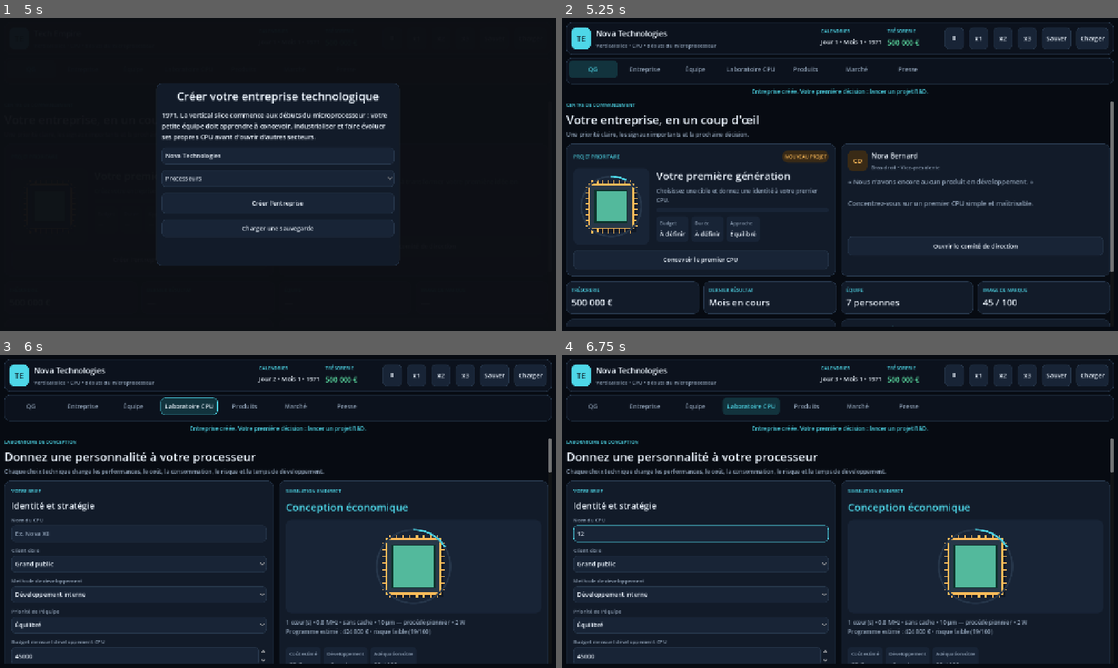
Above: before the commit, frames 1-4 (two rows, left to right).
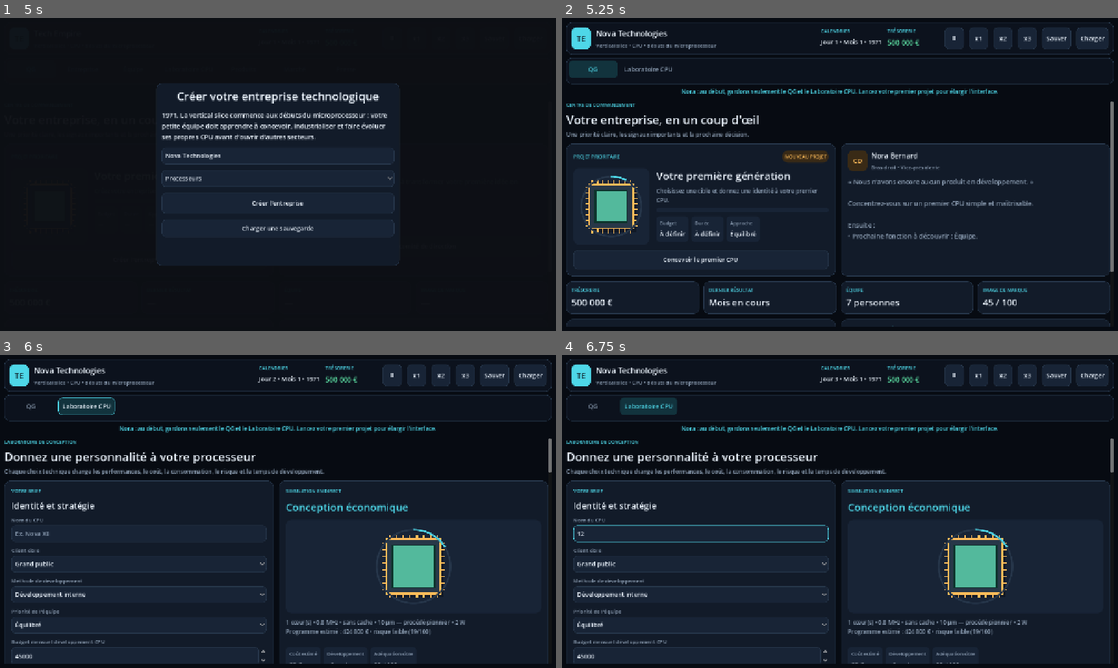
Above: after the commit, the same moments.

Repository: vadorus/addonhardwaregame2d
Game: Godot game, scene res://main.tscn
The game is run twice, just before and just after one commit, with the same random seed, the same clock (stepped at 60 frames per second) and the same inputs.
Inputs (mouse positions are in pixels of both pictures, inside the frame that each line leads up to):
- Up to frame 1 (5 s): click "QG" at 0.5 s; click "Entreprise" at 1.25 s; click "Équipe" at 2 s; click "Laboratoire CPU" at 2.75 s; click "Marché" at 3.5 s; click "Presse" at 4.25 s
- Up to frame 2 (5.25 s): click "Créer l'entreprise" at 5 s
- Up to frame 3 (6 s): click "Laboratoire CPU" at 5.75 s
- Up to frame 4 (6.75 s): click (701, 533) at 6.52 s; type "12" at 6.6 s

Frame 1 is identical in both runs. In frame 2, 1.3% of the frame differs, in the area x 11-98%, y 15-76%; in frame 3, 1.8%, in the area x 10-79%, y 13-25%; in frame 4, 1.8%.

Commit message:
V0.3: interface progressive guidée par Nora
* feat: add persistent progressive interface unlocks guided by Nora

* fix: keep press locked until actual product feedback exists

* feat: progressively reveal navigation as the player learns

* chore: bump save version for progressive interface unlocks

* tests: cover progressive navigation unlock milestones and persistence

* docs: define WoW-like progressive interface onboarding

* docs: make interface unlocks part of player progression

Diff:
--- a/main.gd
+++ b/main.gd
@@ -1,6 +1,7 @@
 extends Control
 
 const CPU_DESIGN := preload("res://scripts/CpuDesign.gd")
+const NAV_FEATURES := ["QG", "COMPANY", "TEAM", "LAB", "PRODUCTS", "MARKET", "PRESS"]
 
 const APP_BG := Color(0.027, 0.043, 0.071, 1.0)
 const APP_SHELL := Color(0.047, 0.071, 0.114, 1.0)
@@ -1728,7 +1729,14 @@
 func _show_tab(index: int):
 	if tabs == null:
 		return
-	tabs.current_tab = clampi(index, 0, tabs.get_tab_count() - 1)
+	var safe_index := clampi(index, 0, tabs.get_tab_count() - 1)
+	if CompanyManager.created and safe_index < NAV_FEATURES.size():
+		var feature := str(NAV_FEATURES[safe_index])
+		if not ExecutiveManager.is_interface_feature_unlocked(feature):
+			var hint := ExecutiveManager.next_interface_unlock_hint()
+			status_label.text = "Nora : cette fonction viendra plus tard. %s" % str(hint.get("text", "Continuez la progression de l'entreprise."))
+			return
+	tabs.current_tab = safe_index
 	_update_nav_state()
 
 func _update_nav_state():
@@ -1736,6 +1744,10 @@
 		return
 	for i in range(nav_buttons.size()):
 		var button := nav_buttons[i]
+		var visible := true
+		if CompanyManager.created and i < NAV_FEATURES.size():
+			visible = ExecutiveManager.is_interface_feature_unlocked(str(NAV_FEATURES[i]))
+		button.visible = visible
 		var selected := i == tabs.current_tab
 		button.add_theme_color_override("font_color", APP_CYAN if selected else APP_MUTED)
 		button.add_theme_color_override("font_hover_color", APP_TEXT)
@@ -1826,7 +1838,7 @@
 	SimulationManager.reset_all(setup_name.text,_meta(setup_sector))
 	setup_layer.visible=false
 	game_over_layer.visible=false
-	status_label.text="Entreprise créée. Votre première décision : lancer un projet R&D."
+	status_label.text="Nora : au début, gardons seulement le QG et le Laboratoire CPU. Lancez votre premier projet pour élargir l'interface."
 	_refresh_all()
 
 func _load_game():
@@ -1892,7 +1904,25 @@
 	money_label.add_theme_color_override("font_color", cash_color)
 
 func _refresh_all():
+	_refresh_navigation_progression()
 	_refresh_top(); _refresh_dashboard(); _refresh_company(); _refresh_personnel(); _refresh_research(); _refresh_products(); _refresh_market(); _refresh_media()
+
+func _refresh_navigation_progression():
+	if tabs == null:
+		return
+	var newly_unlocked := ExecutiveManager.sync_interface_unlocks() if CompanyManager.created else []
+	if CompanyManager.created and tabs.current_tab < NAV_FEATURES.size():
+		var current_feature := str(NAV_FEATURES[tabs.current_tab])
+		if not ExecutiveManager.is_interface_feature_unlocked(current_feature):
+			tabs.current_tab = 0
+	_update_nav_state()
+	if dashboard_cto_button != null:
+		dashboard_cto_button.visible = not CompanyManager.created or ExecutiveManager.is_interface_feature_unlocked("COMPANY")
+	if not newly_unlocked.is_empty() and status_label != null:
+		var labels: Array[String] = []
+		for feature_value in newly_unlocked:
+			labels.append(str(ExecutiveManager.interface_feature_info(str(feature_value)).get("label", feature_value)))
+		status_label.text = "Nora : nouvelle fonction disponible — %s." % ", ".join(labels)
 
 func _refresh_dashboard():
 	if dashboard_label == null:
--- a/scripts/ExecutiveManager.gd
+++ b/scripts/ExecutiveManager.gd
@@ -57,6 +57,16 @@
 var hr_issues: Array = []
 var _next_hr_issue_id := 1
 var months_operated := 0
+var interface_unlocks := {
+	"QG":true,
+	"LAB":true,
+	"COMPANY":false,
+	"TEAM":false,
+	"PRODUCTS":false,
+	"MARKET":false,
+	"PRESS":false
+}
+var unlock_history: Array = []
 
 func reset():
 	benefit_policy = {"HEALTH":"BASIC","MEALS":"NONE","TRAINING":"NONE","REST":"BASIC"}
@@ -64,7 +74,111 @@
 	hr_issues = []
 	_next_hr_issue_id = 1
 	months_operated = 0
-	executive_changed.emit()
+	interface_unlocks = {
+		"QG":true,
+		"LAB":true,
+		"COMPANY":false,
+		"TEAM":false,
+		"PRODUCTS":false,
+		"MARKET":false,
+		"PRESS":false
+	}
+	unlock_history = []
+	executive_changed.emit()
+
+func is_interface_feature_unlocked(feature: String) -> bool:
+	return bool(interface_unlocks.get(feature, false))
+
+func get_interface_unlocks() -> Dictionary:
+	return interface_unlocks.duplicate(true)
+
+func get_unlock_history() -> Array:
+	return unlock_history.duplicate(true)
+
+func sync_interface_unlocks() -> Array:
+	var newly_unlocked: Array = []
+	if not CompanyManager.created:
+		return newly_unlocked
+
+	var has_project := not ResearchManager.projects.is_empty()
+	var has_production := not ProductionManager.jobs.is_empty()
+	var has_products := not ProductManager.products.is_empty()
+	var has_launched_product := false
+	var has_market_history := false
+	var has_public_product_feedback := false
+	for news_item in MediaManager.news:
+		if str(news_item.get("category", "")) == "Test produit":
+			has_public_product_feedback = true
+			break
+	for product in ProductManager.products:
+		if str(product.get("status", "")) == "LAUNCHED":
+			has_launched_product = true
+			if int(product.get("months_on_market", 0)) >= 1:
+				has_market_history = true
+
+	var rules := {
+		"TEAM":has_project or has_production or has_products,
+		"COMPANY":months_operated >= 1 or not get_open_hr_issues().is_empty() or int(workplace.get("tier", 0)) > 0,
+		"PRODUCTS":has_production or has_products,
+		"MARKET":has_launched_product,
+		"PRESS":has_public_product_feedback or has_market_history
+	}
+	for feature_value in rules.keys():
+		var feature := str(feature_value)
+		if bool(rules[feature]) and not is_interface_feature_unlocked(feature):
+			_unlock_interface_feature(feature)
+			newly_unlocked.append(feature)
+	return newly_unlocked
+
+func _unlock_interface_feature(feature: String):
+	interface_unlocks[feature] = true
+	var data := interface_feature_info(feature)
+	var event := {
+		"feature":feature,
+		"label":str(data.get("label", feature)),
+		"message":str(data.get("message", "")),
+		"month":TimeManager.month,
+		"year":TimeManager.year
+	}
+	unlock_history.push_front(event)
+	if unlock_history.size() > 20:
+		unlock_history.pop_back()
+	CompanyManager.add_alert("Nora : nouveau panneau disponible — %s. %s" % [str(event.label), str(event.message)])
+
+func interface_feature_info(feature: String) -> Dictionary:
+	match feature:
+		"QG":
+			return {"label":"QG","message":"Votre point d'entrée : une priorité à la fois."}
+		"LAB":
+			return {"label":"Laboratoire CPU","message":"Commencez par construire et comprendre votre premier processeur."}
+		"TEAM":
+			return {"label":"Équipe","message":"Le projet est lancé : les compétences et l'organisation humaine ont maintenant un impact concret."}
+		"COMPANY":
+			return {"label":"Entreprise","message":"Après vos premiers mois, budgets, avantages, locaux et conseil financier deviennent utiles."}
+		"PRODUCTS":
+			return {"label":"Production & Produits","message":"Votre CPU quitte le laboratoire : industrialisation, binning et préparation commerciale entrent en jeu."}
+		"MARKET":
+			return {"label":"Marché","message":"Votre premier CPU est vendu : concurrence, demande, contrats et SAV deviennent visibles."}
+		"PRESS":
+			return {"label":"Presse","message":"Le marché commence à parler de vous. Les avis et événements publics comptent désormais."}
+	return {"label":feature,"message":""}
+
+func next_interface_unlock_hint() -> Dictionary:
+	for feature in ["TEAM","COMPANY","PRODUCTS","MARKET","PRESS"]:
+		if is_interface_feature_unlocked(feature):
+			continue
+		match feature:
+			"TEAM":
+				return {"feature":feature,"text":"Lancez votre premier projet CPU pour ouvrir la gestion de l'équipe."}
+			"COMPANY":
+				return {"feature":feature,"text":"Faites tourner l'entreprise un premier mois pour ouvrir budgets, RH et locaux."}
+			"PRODUCTS":
+				return {"feature":feature,"text":"Terminez le développement d'un CPU pour ouvrir l'industrialisation et les produits."}
+			"MARKET":
+				return {"feature":feature,"text":"Commercialisez un CPU pour ouvrir l'analyse du marché."}
+			"PRESS":
+				return {"feature":feature,"text":"Obtenez vos premiers retours publics pour ouvrir la presse."}
+	return {}
 
 func get_right_hand() -> Dictionary:
 	return right_hand.duplicate(true)
@@ -200,6 +314,7 @@
 		morale_delta -= minf(0.18 * float(overflow), 1.2)
 	PersonnelManager.apply_company_environment(morale_delta, benefits_training_gain())
 	_detect_hr_issues()
+	sync_interface_unlocks()
 	executive_changed.emit()
 
 func _detect_hr_issues():
@@ -406,6 +521,10 @@
 	if ResearchManager.projects.is_empty() and ProductManager.products.is_empty():
 		priorities.append({"category":"DÉMARRAGE","severity":72,"text":"Nous n'avons encore aucun produit en développement.","action":"Concentrez-vous sur un premier CPU simple et maîtrisable."})
 
+	var unlock_hint := next_interface_unlock_hint()
+	if not unlock_hint.is_empty() and priorities.size() < 3:
+		priorities.append({"category":"GUIDE","severity":28,"text":"Prochaine fonction à découvrir : %s." % str(interface_feature_info(str(unlock_hint.feature)).get("label", "")),"action":str(unlock_hint.text)})
+
 	for product in ProductManager.products:
 		if str(product.get("status", "")) == "READY":
 			priorities.append({"category":"LANCEMENT","severity":64,"text":"%s est prêt mais pas encore commercialisé." % str(product.get("name", "Un CPU")),"action":"Décidez du prix et de la capacité avant le lancement."})
@@ -437,7 +556,9 @@
 		"workplace":workplace,
 		"hr_issues":hr_issues,
 		"next_hr_issue_id":_next_hr_issue_id,
-		"months_operated":months_operated
+		"months_operated":months_operated,
+		"interface_unlocks":interface_unlocks,
+		"unlock_history":unlock_history
 	}
 
 func load_state(state: Dictionary):
@@ -457,4 +578,20 @@
 	hr_issues = state.get("hr_issues", []).duplicate(true)
 	_next_hr_issue_id = int(state.get("next_hr_issue_id", hr_issues.size() + 1))
 	months_operated = int(state.get("months_operated", 0))
-	executive_changed.emit()
+	interface_unlocks = {
+		"QG":true,
+		"LAB":true,
+		"COMPANY":false,
+		"TEAM":false,
+		"PRODUCTS":false,
+		"MARKET":false,
+		"PRESS":false
+	}
+	var saved_unlocks = state.get("interface_unlocks", {})
+	if typeof(saved_unlocks) == TYPE_DICTIONARY:
+		for feature in interface_unlocks.keys():
+			interface_unlocks[feature] = bool(saved_unlocks.get(feature, interface_unlocks[feature]))
+	interface_unlocks["QG"] = true
+	interface_unlocks["LAB"] = true
+	unlock_history = state.get("unlock_history", []).duplicate(true)
+	executive_changed.emit()
--- a/scripts/SaveManager.gd
+++ b/scripts/SaveManager.gd
@@ -3,7 +3,7 @@
 signal save_completed(ok, message)
 
 const SAVE_PATH := "user://tech_empire_save.json"
-const SAVE_VERSION := 16
+const SAVE_VERSION := 17
 
 func save_game():
 	if not CompanyManager.created:
--- a/tests/smoke_test.gd
+++ b/tests/smoke_test.gd
@@ -33,6 +33,14 @@
 	if CompanyManager.founded_year != 1971:
 		_fail("Company founding year did not follow the early CPU era")
 		return
+	ExecutiveManager.sync_interface_unlocks()
+	if not ExecutiveManager.is_interface_feature_unlocked("QG") or not ExecutiveManager.is_interface_feature_unlocked("LAB"):
+		_fail("Garage onboarding did not expose QG and CPU Lab")
+		return
+	for locked_feature in ["COMPANY","TEAM","PRODUCTS","MARKET","PRESS"]:
+		if ExecutiveManager.is_interface_feature_unlocked(locked_feature):
+			_fail("Garage onboarding exposed advanced feature too early: %s" % locked_feature)
+			return
 
 	var executive_initial_state := ExecutiveManager.get_state().duplicate(true)
 	var personnel_initial_state := PersonnelManager.get_state().duplicate(true)
@@ -379,6 +387,13 @@
 		_fail("Technical remediation upfront cost was not charged when the project started")
 		return
 	var project: Dictionary = ResearchManager.projects[0]
+	ExecutiveManager.sync_interface_unlocks()
+	if not ExecutiveManager.is_interface_feature_unlocked("TEAM"):
+		_fail("Starting the first CPU project did not reveal the Team screen")
+		return
+	if ExecutiveManager.is_interface_feature_unlocked("PRODUCTS") or ExecutiveManager.is_interface_feature_unlocked("MARKET"):
+		_fail("Product/Market screens unlocked before the CPU reached production")
+		return
 	if int(project.get("cpu_design", {}).get("cores", 0)) != int(cpu_design.get("cores", -1)):
 		_fail("Selected generation design was not stored on the R&D project")
 		return
@@ -417,6 +432,10 @@
 		return
 	if int(report.get("money", -1)) != Economy.money:
 		_fail("Monthly report balance does not match economy")
+		return
+	ExecutiveManager.sync_interface_unlocks()
+	if not ExecutiveManager.is_interface_feature_unlocked("COMPANY"):
+		_fail("Company screen did not unlock after the first operating month")
 		return
 	if initial_remediation_months > 0:
 		if int(project.get("phase_index", -1)) != 0 or float(project.get("phase_progress", -1.0)) != 0.0:
@@ -444,6 +463,13 @@
 	range_project["final_metrics"] = completed_metrics
 	range_project["status"] = "COMPLETED"
 	ProductionManager._on_project_completed(range_project)
+	ExecutiveManager.sync_interface_unlocks()
+	if not ExecutiveManager.is_interface_feature_unlocked("PRODUCTS"):
+		_fail("Products screen did not unlock when CPU industrialization began")
+		return
+	if ExecutiveManager.is_interface_feature_unlocked("MARKET"):
+		_fail("Market screen unlocked before a CPU was commercialized")
+		return
 	if ProductionManager.get_active_jobs().size() != 1:
 		_fail("Completed CPU development did not enter industrialization")
 		return
@@ -562,6 +588,26 @@
 		return
 	if int(apex_model.production_capacity) != apex_max_capacity:
 		_fail("CPU launch ignored the binning capacity limit")
+		return
+	ExecutiveManager.sync_interface_unlocks()
+	if not ExecutiveManager.is_interface_feature_unlocked("MARKET"):
+		_fail("Market screen did not unlock after the first CPU launch")
+		return
+	if ExecutiveManager.is_interface_feature_unlocked("PRESS"):
+		_fail("Press screen unlocked before any real product feedback")
+		return
+	var review_scores := MarketManager.segment_scores(apex_model)
+	var review_rows := MarketManager.benchmark_for(apex_model)
+	MediaManager.publish_product_review(apex_model, review_scores, MarketManager.benchmark_rank(apex_model), review_rows.size())
+	ExecutiveManager.sync_interface_unlocks()
+	if not ExecutiveManager.is_interface_feature_unlocked("PRESS"):
+		_fail("Press screen did not unlock after the first public CPU review")
+		return
+	var progressed_executive_state := ExecutiveManager.get_state().duplicate(true)
+	ExecutiveManager.reset()
+	ExecutiveManager.load_state(progressed_executive_state)
+	if not ExecutiveManager.is_interface_feature_unlocked("PRESS") or ExecutiveManager.get_unlock_history().is_empty():
+		_fail("Progressive UI unlocks did not survive an executive-state round-trip")
 		return
 
 	var lifecycle_initial := ProductManager.get_post_launch_summary(str(apex_model.id))
Not shown, changed: docs/DESIGN_BIBLE.md
Not shown, changed: docs/UX_ART_DIRECTION.md
